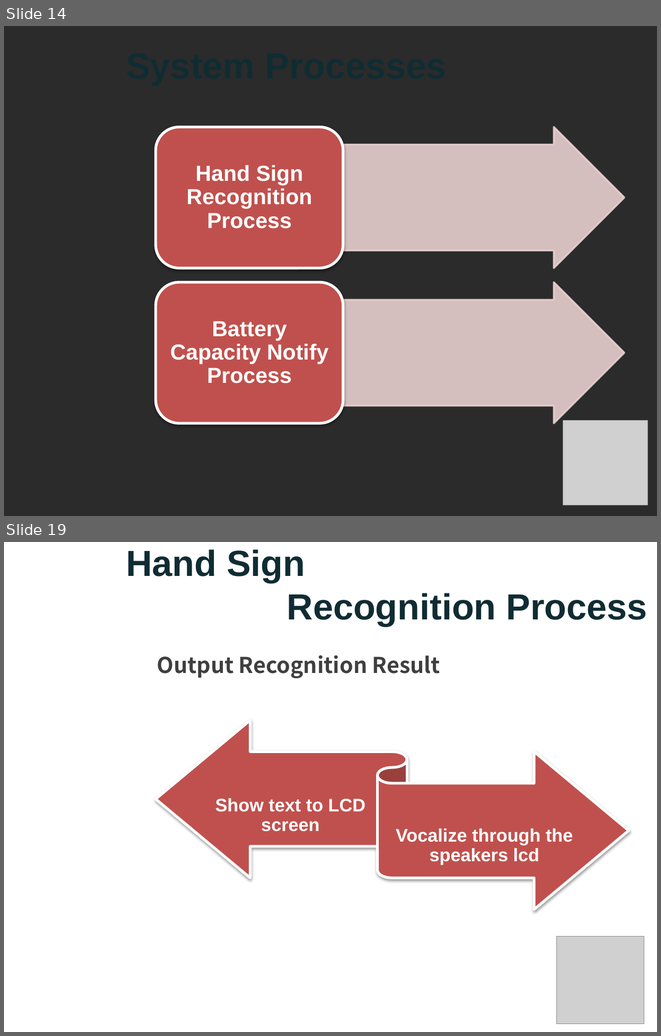
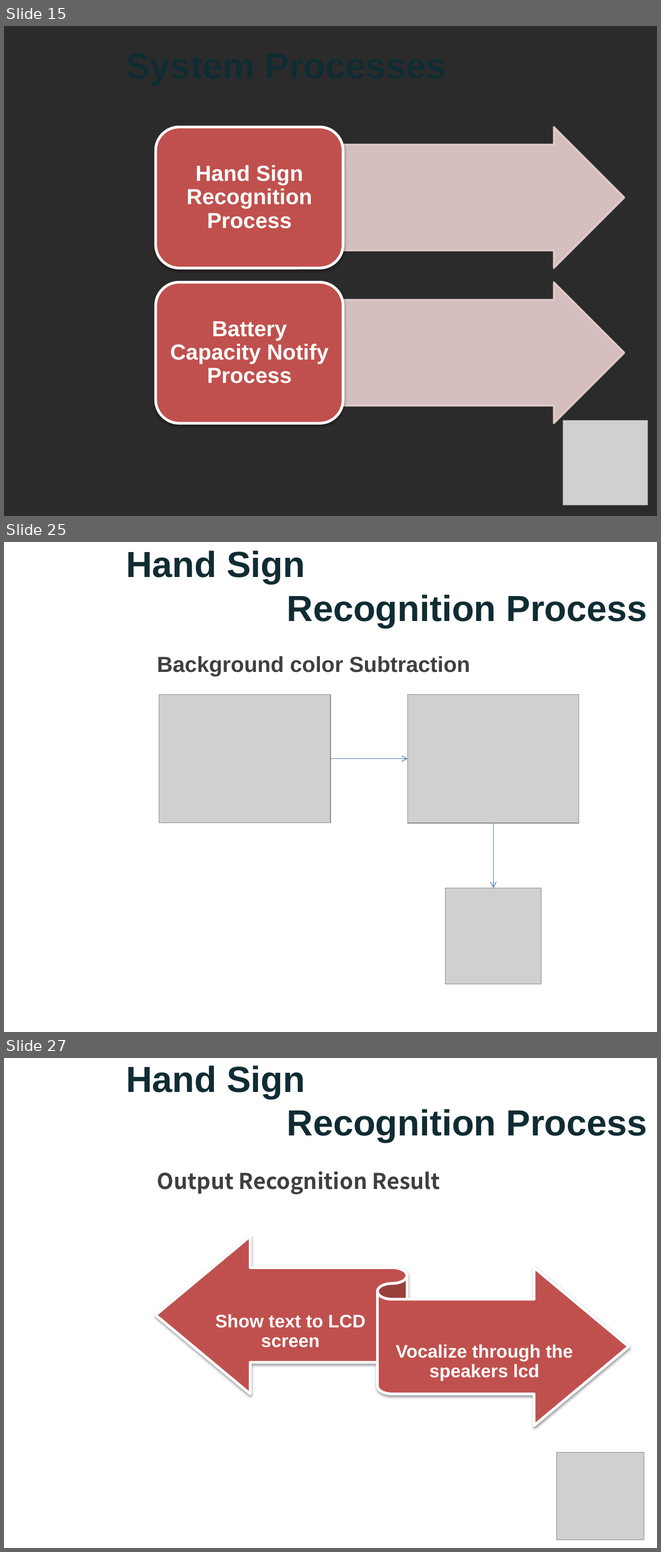
Before and after one commit to nicknguyen071093/CapstoneProject, a slide deck: Thuyettrinh/PPGroup 5.pptx. Shown one above the other, each under a label of ours: slides 14 and 19 before the commit, slides 15, 25 and 27 after it; the slides between them are not shown. The pictures are 661x1036 and 661x1552 pixels, drawn with LibreOffice and Linux fonts; fonts in the diff are those of the drawing; grey boxes stand for pictures; background and template pictures are left out; a plain dark background stands for a picture behind light text. Boxes give left, top, right and bottom in pixels: in the first picture for what was removed or moved away, otherwise in the second. Text is boxed around its words. In the diff, an @@ line names an element or a change of style, - is before the commit and + after.

```diff
--- a/Thuyettrinh/PPGroup 5.pptx
+++ b/Thuyettrinh/PPGroup 5.pptx
@@ slide 25 added at (4, 542, 657, 1032), background picture (left out) @@
@@ title added at (126, 550, 647, 627), 40 pt, text #102C33, bold @@
+Hand Sign
+Recognition Process
@@ text added at (157, 656, 470, 677), 24 pt, text #3F3F3F, bold @@
+Background color Subtraction
@@ picture added at (159, 694, 330, 823) @@
@@ picture added at (407, 694, 579, 823) @@
@@ arrow added from (330, 759) to (407, 759), #4B7EBC 0.75 pt @@
@@ arrow added from (493, 823) to (493, 888), #4B7EBC 0.75 pt @@
@@ picture added at (445, 888, 541, 983) @@
@@ what was slide 14 is now slide 15 @@
@@ what was slide 19 is now slide 27 @@
```
Also in this commit, not shown: 10 slides changed, 17 other slides added, 5 slides removed.
